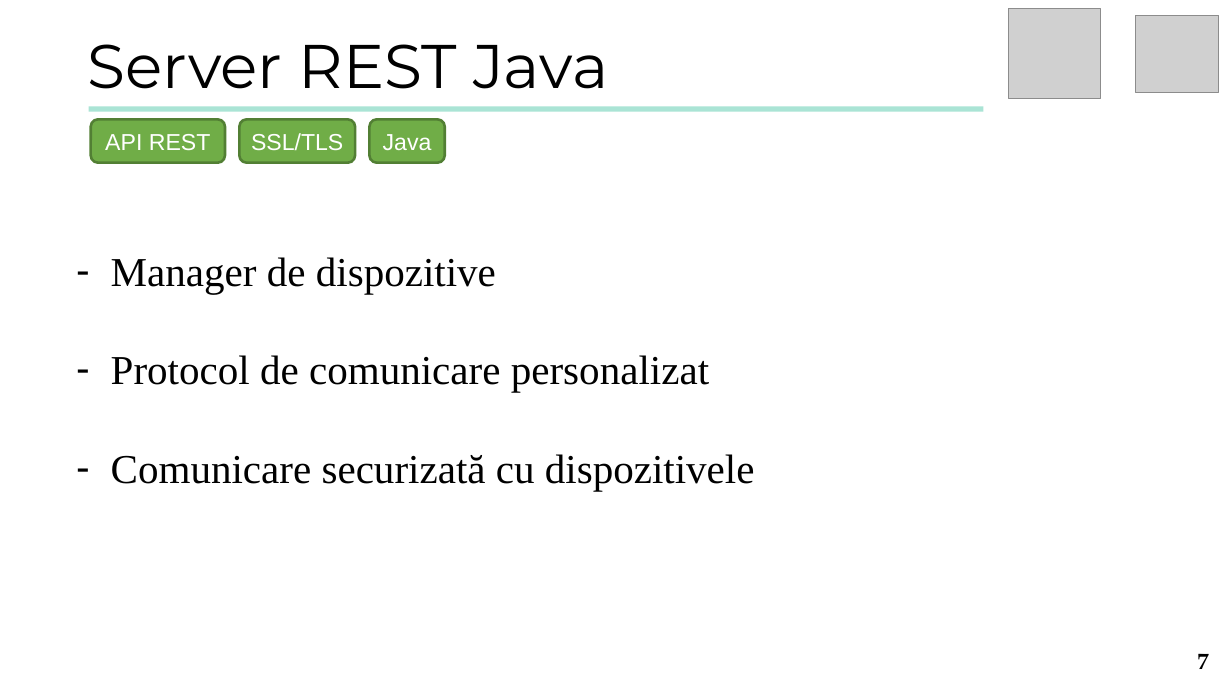
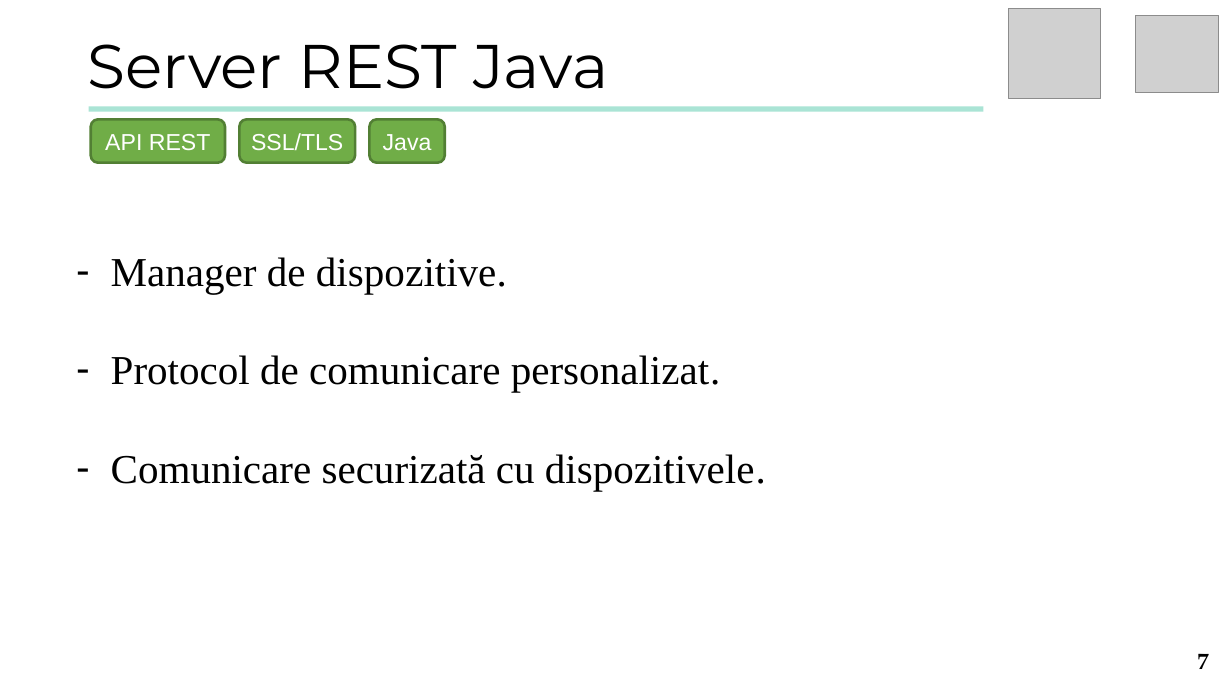
Before and after one commit to turcunicusor/Licenta, a slide deck: slide 7 of Documentation/Presentation.pptx. Drawn at 1232x693 pixels with LibreOffice and Linux fonts; fonts in the diff are those of the drawing; grey boxes stand for pictures. Boxes give left, top, right and bottom in pixels: in the first picture for what was removed or moved away, otherwise in the second. Text is boxed around its words. In the diff, an @@ line names an element or a change of style, - is before the commit and + after.

Commit message:
update doc + presentation

```diff
--- a/Documentation/Presentation.pptx
+++ b/Documentation/Presentation.pptx
@@ text at (111, 257, 766, 491): text changed @@
-– Manager de dispozitive
-– Protocol de comunicare personalizat
-– Comunicare securizată cu dispozitivele
+– Manager de dispozitive.
+– Protocol de comunicare personalizat.
+– Comunicare securizată cu dispozitivele.
```
Also in this commit, not shown: 2 other slides changed, 4 other files.
